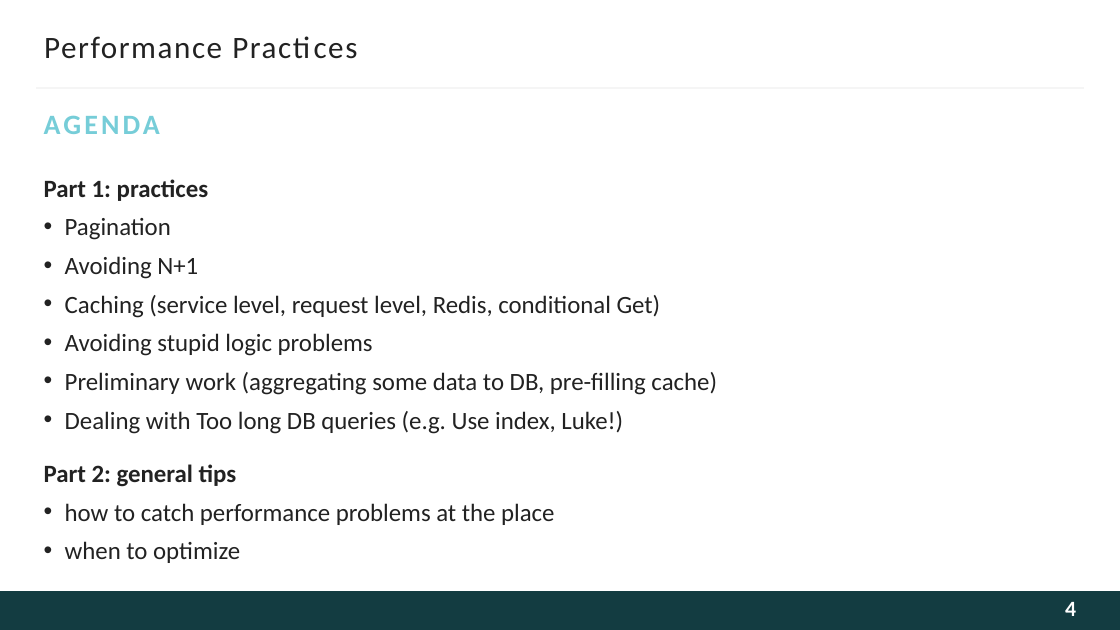
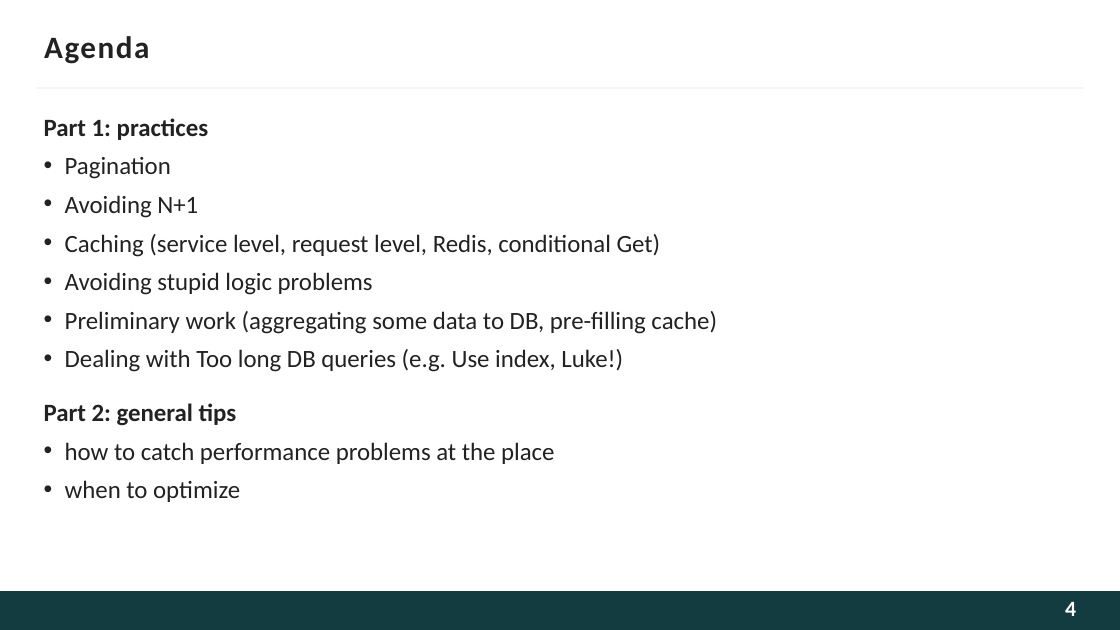
Before and after one commit to BrVer/performance_presentation, a slide deck: slide 4 of Performance_slides.pptx. Drawn at 1120x630 pixels with LibreOffice and Linux fonts; fonts in the diff are those of the drawing; background and template pictures are left out. Boxes give left, top, right and bottom in pixels: in the first picture for what was removed or moved away, otherwise in the second. Text is boxed around its words. In the diff, an @@ line names an element or a change of style, - is before the commit and + after.

```diff
--- a/Performance_slides.pptx
+++ b/Performance_slides.pptx
@@ title at [44, 36, 149, 64]: text changed; bold on @@
-Performance Practices
+Agenda
@@ text "Part 1: practices": place and size @@
-text "Part 1: practices" at [44, 179, 717, 563]
+text "Part 1: practices" at [44, 118, 717, 502]
@@ text removed at [44, 115, 1076, 158] @@
-AGENDA
```
Also in this commit, not shown: 11 other slides changed, 23 slides added, 1 slide removed, 5 other files.
